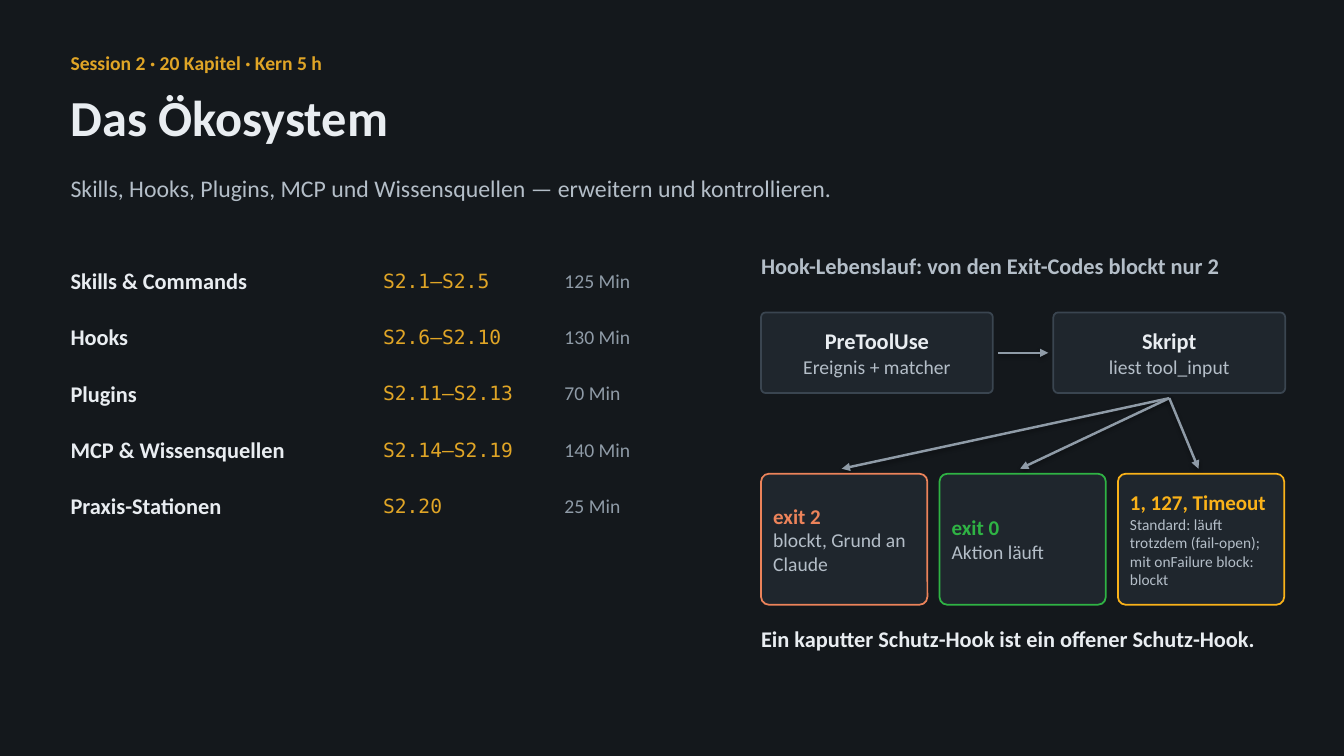
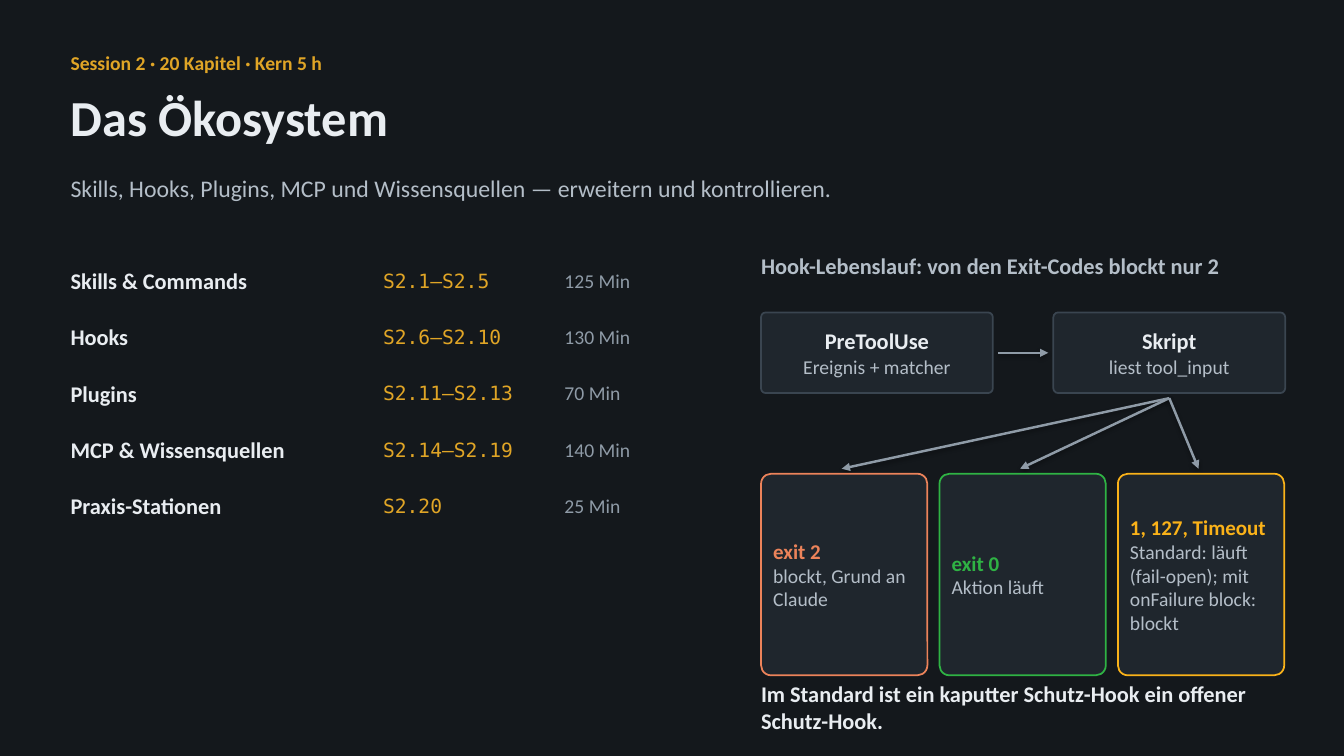
Before and after one commit to dynamic-dome/dynamic-workshop, a slide deck: slide 8 of resources/media/claude-code-praxisbibliothek.pptx. Drawn at 1344x756 pixels with LibreOffice and Linux fonts; fonts in the diff are those of the drawing. Boxes give left, top, right and bottom in pixels: in the first picture for what was removed or moved away, otherwise in the second. Text is boxed around its words. In the diff, an @@ line names an element or a change of style, - is before the commit and + after.

```diff
--- a/resources/media/claude-code-praxisbibliothek.pptx
+++ b/resources/media/claude-code-praxisbibliothek.pptx
@@ rounded rectangle: place and size @@
-rounded rectangle at [761, 474, 928, 605]
+rounded rectangle at [761, 474, 928, 676]
@@ text "exit 2": place and size @@
-text "exit 2" at [773, 509, 906, 571]
+text "exit 2" at [773, 544, 906, 606]
@@ rounded rectangle: place and size @@
-rounded rectangle at [940, 474, 1106, 605]
+rounded rectangle at [940, 474, 1106, 676]
@@ text "exit 0": place and size @@
-text "exit 0" at [952, 520, 1044, 559]
+text "exit 0" at [952, 556, 1044, 594]
@@ rounded rectangle: place and size @@
-rounded rectangle at [1118, 474, 1285, 605]
+rounded rectangle at [1118, 474, 1285, 676]
@@ text at [1130, 545, 1257, 630]: text changed; size 11 to 14 pt @@
-Standard: läuft trotzdem (fail-open); mit onFailure block: blockt
+Standard: läuft (fail-open); mit onFailure block: blockt
@@ text at [761, 686, 1245, 729]: text changed @@
-Ein kaputter Schutz-Hook ist ein offener Schutz-Hook.
+Im Standard ist ein kaputter Schutz-Hook ein offener Schutz-Hook.
```
Also in this commit, not shown: 1 other file.
